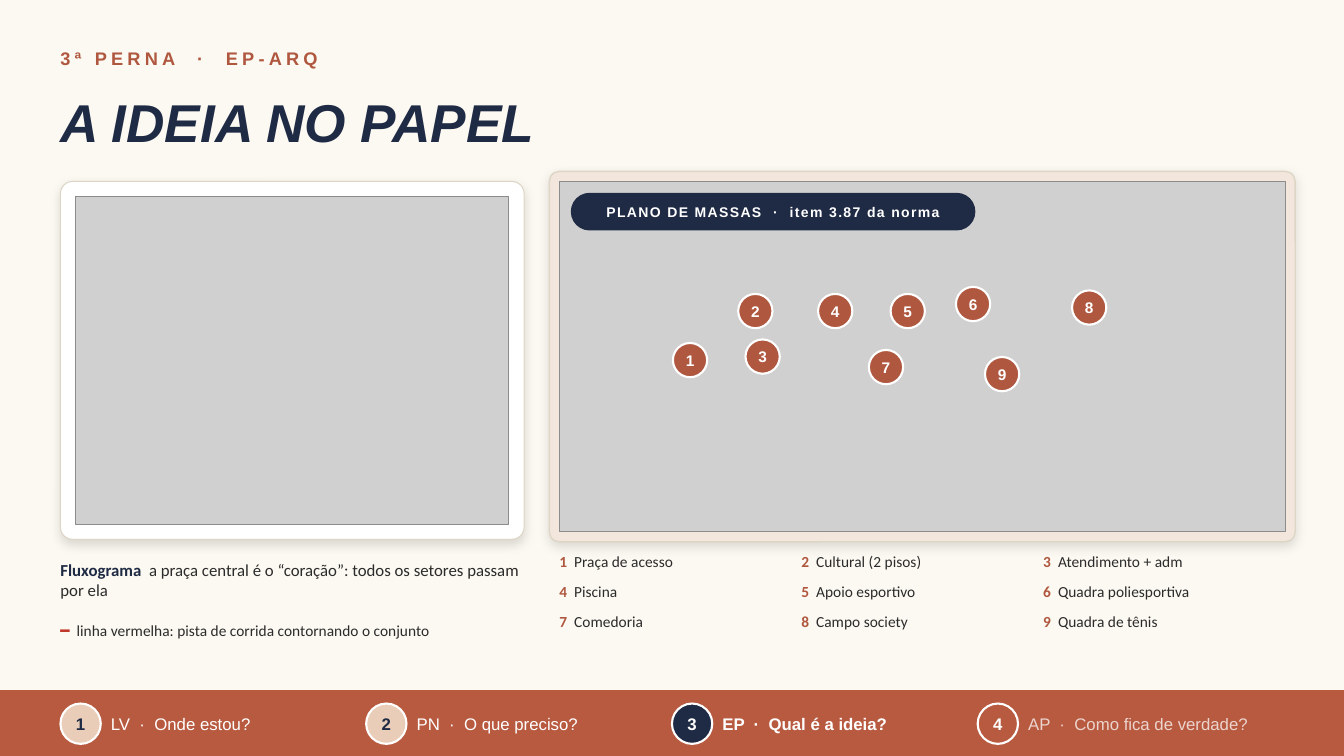
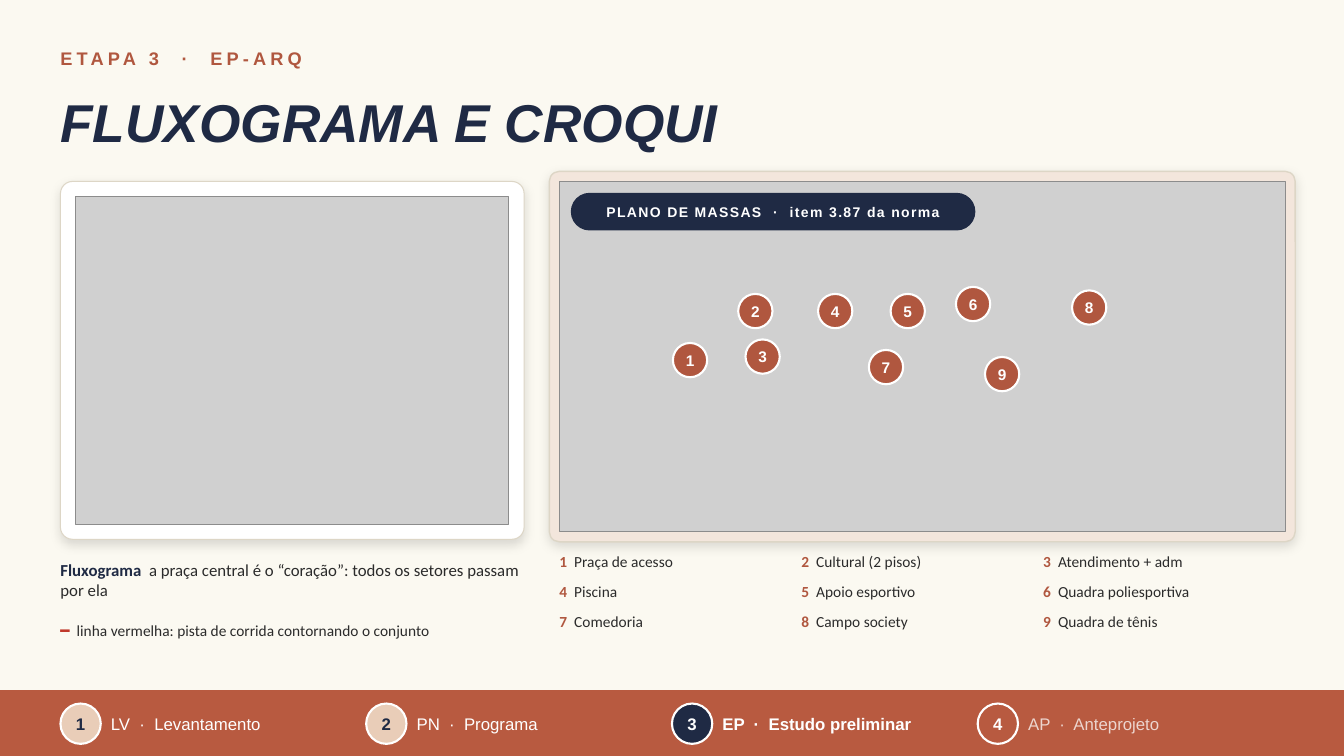
Before and after one commit to arqlais/slide, a slide deck: slide 9 of Claudio_Castro_de_Oliveira_Junior.pptx. Drawn at 1344x756 pixels with LibreOffice and Linux fonts; fonts in the diff are those of the drawing; grey boxes stand for pictures. Boxes give left, top, right and bottom in pixels: in the first picture for what was removed or moved away, otherwise in the second. Text is boxed around its words. In the diff, an @@ line names an element or a change of style, - is before the commit and + after.

```diff
--- a/Claudio_Castro_de_Oliveira_Junior.pptx
+++ b/Claudio_Castro_de_Oliveira_Junior.pptx
@@ text at (149, 52, 302, 69): text changed @@
-3ª PERNA · EP-ARQ
+ETAPA 3 · EP-ARQ
@@ text at (60, 105, 718, 153): text changed @@
-A IDEIA NO PAPEL
+FLUXOGRAMA E CROQUI
@@ text at (111, 718, 260, 730): text changed @@
-LV · Onde estou?
+LV · Levantamento
@@ text at (417, 718, 538, 734): text changed @@
-PN · O que preciso?
+PN · Programa
@@ text at (722, 718, 911, 734): text changed @@
-EP · Qual é a ideia?
+EP · Estudo preliminar
@@ text at (1028, 718, 1159, 734): text changed @@
-AP · Como fica de verdade?
+AP · Anteprojeto
```
Also in this commit, not shown: 9 other slides changed, 3 other files.
